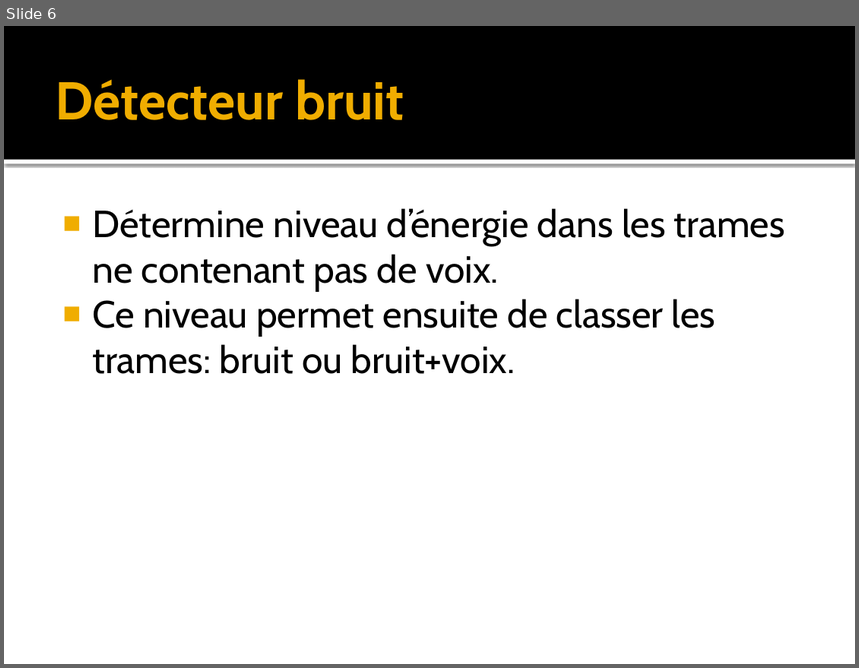
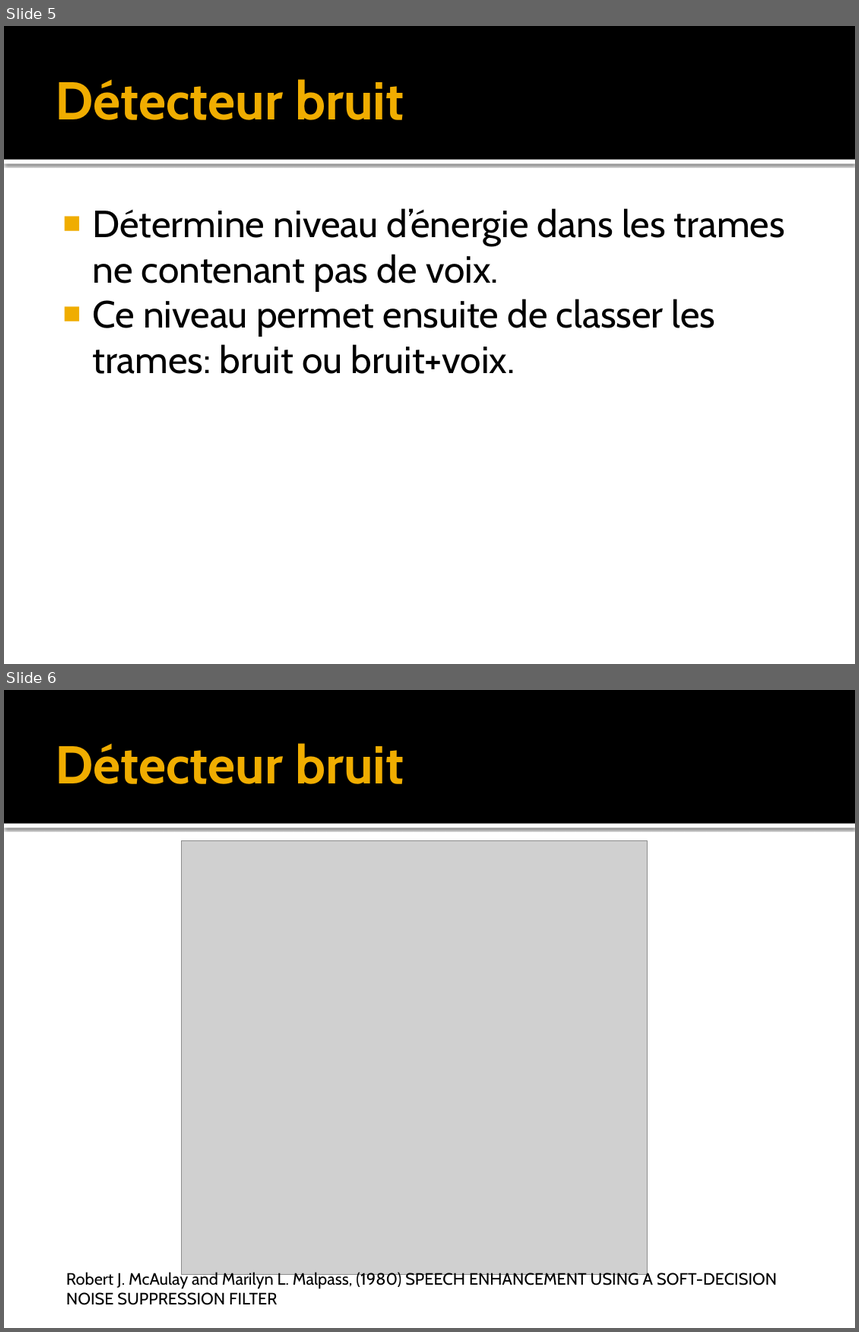
Before and after one commit to pelavoie/sys835, a slide deck: presentation/Presentation-Lacerte-Lavoie.pptx. Shown one above the other, each under a label of ours: slide 6 before the commit, slides 5 and 6 after it. The pictures are 859x668 and 859x1332 pixels, drawn with LibreOffice and Linux fonts; fonts in the diff are those of the drawing; grey boxes stand for pictures. Boxes give left, top, right and bottom in pixels: in the first picture for what was removed or moved away, otherwise in the second. Text is boxed around its words. In the diff, an @@ line names an element or a change of style, - is before the commit and + after.

```diff
--- a/presentation/Presentation-Lacerte-Lavoie.pptx
+++ b/presentation/Presentation-Lacerte-Lavoie.pptx
@@ slide 6 added at [4,690,855,1328], background #FFFFFF; not listed: 2 template elements that a slide beside it also shows @@
@@ title added at [55,743,404,784], 45 pt, text #F0AD00, bold @@
+Détecteur bruit
@@ picture added at [181,841,647,1274] @@
@@ text added at [66,1271,777,1306], 14 pt, text #000000 @@
+Robert J. McAulay and Marilyn L. Malpass, (1980) SPEECH ENHANCEMENT USING A SOFT-DECISION NOISE SUPPRESSION FILTER
@@ what was slide 6 is now slide 5 @@
```
Also in this commit, not shown: 1 slide removed.
